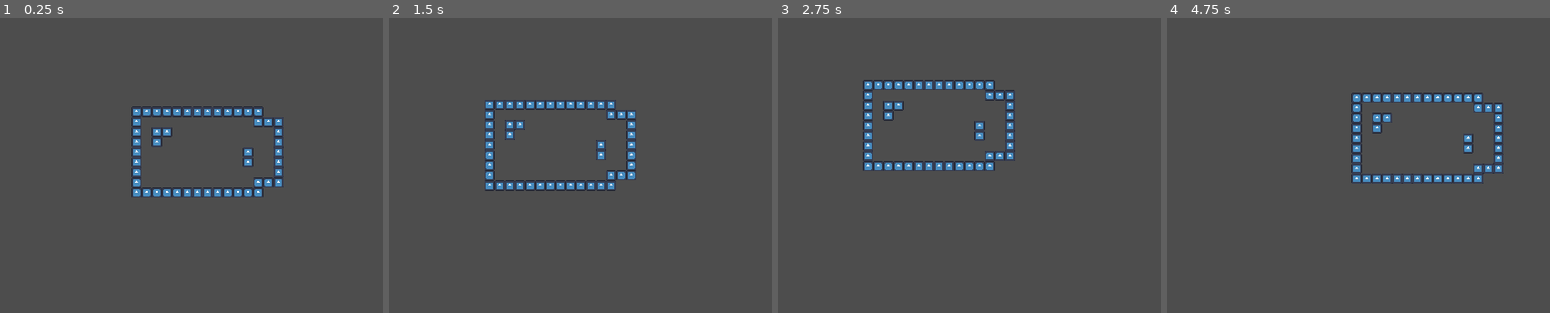
Above: before the commit, frames 1-4 (left to right).
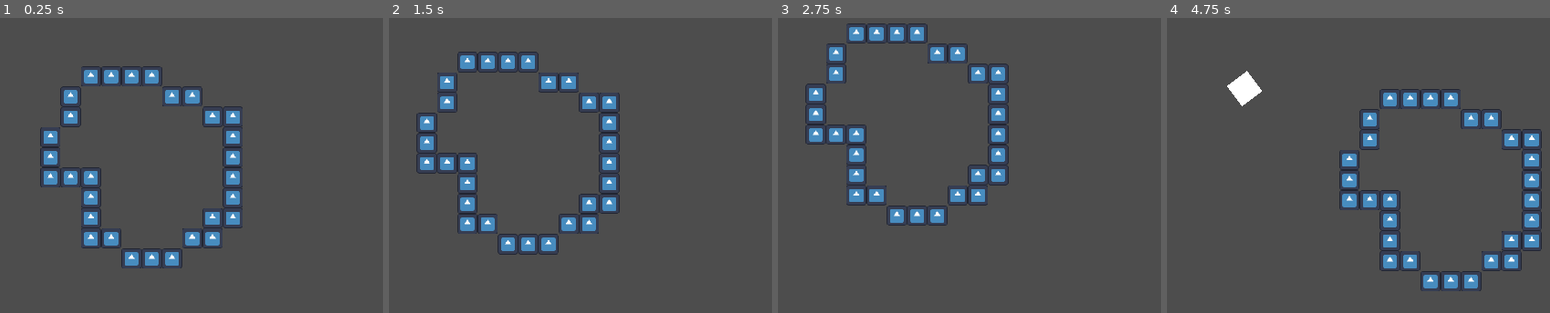
Above: after the commit, the same moments.

Repository: slotling/collateral-damage-gwj71
Game: Godot game, scene res://Scenes/Root/world.tscn
Same seed, same stepped clock (60 frames per second), same inputs: the game is played once before the commit and once after it. The engine's default icon, where the game draws it, is replaced by a stand-in: a white triangle on a blue panel in a dark square.
Inputs (mouse positions are in pixels of both pictures, inside the frame that each line leads up to):
- Up to frame 1 (0.25 s): no input
- Up to frame 2 (1.5 s): tap Enter at 0.5 s; move the mouse to (752, 136) at 0.52 s; hold Right (ui_right) 0.53-1.28 s; click (752, 136) at 0.6 s; right-click (752, 136) at 0.8 s; move the mouse to (446, 177) at 1.27 s; hold Down (ui_down) from 1.28 s (still down); right-click (446, 177) at 1.35 s
- Up to frame 3 (2.75 s): click (835, 177) at 1.55 s; move the mouse to (1053, 68) at 2.02 s; release Down (ui_down) at 2.03 s; hold Right (ui_right) from 2.03 s (still down); hold Shift (run) from 2.03 s (still down); right-click (1053, 68) at 2.3 s
- Up to frame 4 (4.75 s): move the mouse to (1331, 239) at 2.77 s; release Right (ui_right) at 2.78 s; release Shift (run) at 2.78 s; hold Up (ui_up) 2.78-3.53 s; click (1331, 239) at 2.85 s; move the mouse to (outside the picture) at 3.52 s; hold Left (ui_left) from 3.53 s (still down); right-click (outside the picture) at 3.6 s; move the mouse to (outside the picture) at 4.27 s; click (outside the picture) at 4.35 s

The runs differ from the first frame. In frame 1, 8.5% of the frame differs, in the area x 10-75%, y 16-85%; in frame 2, 8.5%; in frame 3, 8.6%; in frame 4, 8.6%, in the area x 15-98%, y 17-93%.

Commit message:
make attack system and bombs
todo: make bombs despawn

Diff:
--- /dev/null
+++ b/Handlers/AttackHandlers/CharacterAttack.gd
@@ -0,0 +1,17 @@
+extends Node
+
+@export var is_secondary_attack := false # will make it use secondary attack button if true
+signal execute_attack()
+
+func _ready():
+	pass # Replace with function body.
+
+# Called every frame. 'delta' is the elapsed time since the previous frame.
+func _process(delta):
+	var pressed := Input.is_action_just_pressed("attack1") if !is_secondary_attack else Input.is_action_just_pressed("attack2")
+	if pressed && $CooldownTimer.is_stopped():
+		execute()
+		$CooldownTimer.start()
+
+func execute():
+	pass
--- /dev/null
+++ b/Handlers/AttackHandlers/CharacterAttack.tscn
@@ -0,0 +1,12 @@
+[gd_scene load_steps=2 format=3 uid="uid://48p86jdswl23"]
+
+[ext_resource type="Script" path="res://Handlers/AttackHandlers/CharacterAttack.gd" id="1_junuq"]
+
+[node name="CharacterAttack" type="Node"]
+editor_description = "extend script, and make a function called \"execute\" (no return value)
+
+change cooldown timer if you want"
+script = ExtResource("1_junuq")
+
+[node name="CooldownTimer" type="Timer" parent="."]
+one_shot = true
--- /dev/null
+++ b/Handlers/AttackHandlers/Demolitionist_Attack1.gd
@@ -0,0 +1,8 @@
+extends "res://Handlers/AttackHandlers/CharacterAttack.gd"
+
+var bomb_preload = preload("res://Scenes/Entities/Projectiles/Bomb.tscn")
+
+func execute():
+	var instance = bomb_preload.instantiate()
+	instance.init(get_parent().global_position, get_parent().get_global_mouse_position())
+	Global.add_world_node(instance)
--- a/HitBoxHandler.gd
+++ b/Handlers/HitBoxHandler.gd
@@ -4,7 +4,6 @@
 signal cooldown_end()
 
 @export var immune := false
-@export var health : int = 200
 @export_range(0.01, 5) var cooldown_time := 0.5
 
 @onready var cooldown_timer = $CooldownTimer
--- a/Handlers/hit_box_handler.tscn
+++ b/Handlers/hit_box_handler.tscn
@@ -1,6 +1,6 @@
 [gd_scene load_steps=2 format=3 uid="uid://yso47d6pjwco"]
 
-[ext_resource type="Script" path="res://HitBoxHandler.gd" id="1_6ar2r"]
+[ext_resource type="Script" path="res://Handlers/HitBoxHandler.gd" id="1_6ar2r"]
 
 [node name="HitBoxHandler" type="Area2D"]
 script = ExtResource("1_6ar2r")
--- a/Handlers/movement_handler.gd
+++ b/Handlers/movement_handler.gd
@@ -11,9 +11,6 @@
 var state := "idle"
 
 func _physics_process(_delta):
-
-	print(stamina)
-
 	## Validity Check
 	if get_parent().state == "dead":
 		return
--- a/Scenes/Display/camera.tscn
+++ b/Scenes/Display/camera.tscn
@@ -3,6 +3,5 @@
 [ext_resource type="Script" path="res://Scenes/Display/camera.gd" id="1_h3spm"]
 
 [node name="Camera" type="Camera2D"]
-zoom = Vector2(0.5, 0.5)
 position_smoothing_enabled = true
 script = ExtResource("1_h3spm")
--- /dev/null
+++ b/Scenes/Entities/Characters/demolitionist_player.tscn
@@ -0,0 +1,9 @@
+[gd_scene load_steps=3 format=3 uid="uid://djorhqqn1rked"]
+
+[ext_resource type="PackedScene" uid="uid://d2vt5m4ks2jor" path="res://Scenes/Entities/Characters/player.tscn" id="1_w0i3m"]
+[ext_resource type="Script" path="res://Handlers/AttackHandlers/Demolitionist_Attack1.gd" id="2_svhre"]
+
+[node name="DemolitionistPlayer" instance=ExtResource("1_w0i3m")]
+
+[node name="CharacterAttack1" parent="." index="4"]
+script = ExtResource("2_svhre")
--- a/Scenes/Entities/player.gd
+++ b/Scenes/Entities/Characters/player.gd
@@ -12,7 +12,5 @@
 
 	move_and_slide()
 
-
-
 func _on_health_handler_died(cause):
 	state = "dead"
--- a/Scenes/Entities/player.tscn
+++ b/Scenes/Entities/Characters/player.tscn
@@ -1,9 +1,10 @@
-[gd_scene load_steps=5 format=3 uid="uid://d2vt5m4ks2jor"]
+[gd_scene load_steps=7 format=3 uid="uid://d2vt5m4ks2jor"]
 
-[ext_resource type="Script" path="res://Scenes/Entities/player.gd" id="1_4mm5d"]
+[ext_resource type="Script" path="res://Scenes/Entities/Characters/player.gd" id="1_4mm5d"]
 [ext_resource type="PackedScene" uid="uid://dop5wt4mfcqi1" path="res://Scenes/Display/camera.tscn" id="2_04t7k"]
 [ext_resource type="PackedScene" uid="uid://7ua4udaksgfe" path="res://Handlers/movement_handler.tscn" id="2_wj5aa"]
 [ext_resource type="PackedScene" uid="uid://bd0rf1irac7tl" path="res://Handlers/health_handler.tscn" id="3_mkbxr"]
+[ext_resource type="PackedScene" uid="uid://48p86jdswl23" path="res://Handlers/AttackHandlers/CharacterAttack.tscn" id="5_a04fe"]
 
 [sub_resource type="RectangleShape2D" id="RectangleShape2D_jroy1"]
 size = Vector2(24, 24)
@@ -20,4 +21,8 @@
 
 [node name="HealthHandler" parent="." instance=ExtResource("3_mkbxr")]
 
+[node name="CharacterAttack1" parent="." instance=ExtResource("5_a04fe")]
+
+[node name="CharacterAttack2" parent="." instance=ExtResource("5_a04fe")]
+
 [connection signal="died" from="HealthHandler" to="." method="_on_health_handler_died"]
--- /dev/null
+++ b/Scenes/Entities/Projectiles/Bomb.gd
@@ -0,0 +1,29 @@
+extends Node2D
+class_name Bomb
+
+var end_position:Vector2
+
+func init(from=Vector2.ZERO, to=Vector2.ZERO): # global positions
+	global_position = from
+	$UpCurvePath.pos1 = from-global_position
+	$UpCurvePath.pos2 = to-global_position
+	end_position = to
+
+func _ready():
+	pass # Replace with function body.
+
+# Called every frame. 'delta' is the elapsed time since the previous frame.
+func _process(delta):
+	$UpCurvePath/PathFollow2D.progress += 10
+
+	if $UpCurvePath/PathFollow2D.progress_ratio >= 1:
+		detonate()
+
+var explosion_preload = preload("res://Scenes/Entities/Projectiles/explosion.tscn")
+
+func detonate():
+	var instance = explosion_preload.instantiate()
+	instance.init(end_position)
+	Global.add_world_node(instance)
+
+	queue_free()
--- /dev/null
+++ b/Scenes/Entities/Projectiles/Bomb.tscn
@@ -0,0 +1,22 @@
+[gd_scene load_steps=4 format=3 uid="uid://cfqvhwih0qcti"]
+
+[ext_resource type="PackedScene" uid="uid://ca3tsn8ksqgef" path="res://Scenes/Misc/UpCurvePath.tscn" id="1_eohv5"]
+[ext_resource type="Script" path="res://Scenes/Entities/Projectiles/Bomb.gd" id="1_vxjbw"]
+
+[sub_resource type="Curve2D" id="Curve2D_7n3nd"]
+resource_local_to_scene = true
+
+[node name="Bomb" type="Node2D"]
+script = ExtResource("1_vxjbw")
+
+[node name="UpCurvePath" parent="." instance=ExtResource("1_eohv5")]
+curve = SubResource("Curve2D_7n3nd")
+
+[node name="ColorRect" type="ColorRect" parent="UpCurvePath/PathFollow2D" index="0"]
+offset_left = -19.3123
+offset_top = -16.3412
+offset_right = 20.6877
+offset_bottom = 23.6588
+rotation = -0.261799
+
+[editable path="UpCurvePath"]
--- /dev/null
+++ b/Scenes/Entities/Projectiles/explosion.gd
@@ -0,0 +1,12 @@
+extends Node2D
+
+func init(pos: Vector2): # global positions
+	global_position = pos
+
+# Called when the node enters the scene tree for the first time.
+func _ready():
+	pass # Replace with function body.
+
+# Called every frame. 'delta' is the elapsed time since the previous frame.
+func _process(delta):
+	pass
--- /dev/null
+++ b/Scenes/Entities/Projectiles/explosion.tscn
@@ -0,0 +1,16 @@
+[gd_scene load_steps=4 format=3 uid="uid://cqbskis2pu6vb"]
+
+[ext_resource type="Script" path="res://Scenes/Entities/Projectiles/explosion.gd" id="1_ulibx"]
+[ext_resource type="PackedScene" uid="uid://cm2ssf8ce16m5" path="res://Handlers/hurt_box_handler.tscn" id="2_dvesb"]
+
+[sub_resource type="CircleShape2D" id="CircleShape2D_pe2d0"]
+resource_local_to_scene = true
+radius = 96.3328
+
+[node name="Explosion" type="Node2D"]
+script = ExtResource("1_ulibx")
+
+[node name="HurtBoxHandler" parent="." instance=ExtResource("2_dvesb")]
+
+[node name="CollisionShape2D" type="CollisionShape2D" parent="HurtBoxHandler"]
+shape = SubResource("CircleShape2D_pe2d0")
--- /dev/null
+++ b/Scenes/Misc/UpCurvePath.gd
@@ -0,0 +1,22 @@
+extends Path2D
+class_name UpCurvePath
+
+const ARBITRARY_INOUT_DIVISOR_VALUE = 2
+
+# relative positions, not global
+@export var pos1 = Vector2.ZERO
+@export var pos2 = Vector2.ZERO
+
+func _ready():
+	curve.add_point(pos1)
+	curve.add_point(pos2)
+
+	var xInOutCurve = (pos2.x-pos1.x)/ARBITRARY_INOUT_DIVISOR_VALUE
+	var yInOutCurve = (pos2.y-pos1.y)/ARBITRARY_INOUT_DIVISOR_VALUE
+
+	curve.set_point_out(0, Vector2(  xInOutCurve, -max(abs(xInOutCurve), -yInOutCurve)) )
+	curve.set_point_out(1, Vector2( -xInOutCurve, 0) )
+
+
+func _process(delta):
+	pass
--- /dev/null
+++ b/Scenes/Misc/UpCurvePath.tscn
@@ -0,0 +1,15 @@
+[gd_scene load_steps=3 format=3 uid="uid://ca3tsn8ksqgef"]
+
+[ext_resource type="Script" path="res://Scenes/Misc/UpCurvePath.gd" id="1_ijatl"]
+
+[sub_resource type="Curve2D" id="Curve2D_wsca1"]
+
+[node name="UpCurvePath" type="Path2D"]
+editor_description = "enable editable children and add to pathfollow2d node"
+curve = SubResource("Curve2D_wsca1")
+script = ExtResource("1_ijatl")
+
+[node name="PathFollow2D" type="PathFollow2D" parent="."]
+rotation = -1.9513
+rotates = false
+loop = false
--- a/Scenes/Root/world.tscn
+++ b/Scenes/Root/world.tscn
@@ -1,13 +1,14 @@
 [gd_scene load_steps=3 format=3 uid="uid://dxacdto1scojh"]
 
 [ext_resource type="TileSet" uid="uid://ceesdgnytboj8" path="res://Resources/Tilesets/MainTileset.tres" id="1_rnnsq"]
-[ext_resource type="PackedScene" uid="uid://d2vt5m4ks2jor" path="res://Scenes/Entities/player.tscn" id="2_ude3w"]
+[ext_resource type="PackedScene" uid="uid://djorhqqn1rked" path="res://Scenes/Entities/Characters/demolitionist_player.tscn" id="2_0m2oe"]
 
 [node name="World" type="Node2D"]
-
-[node name="Player" parent="." instance=ExtResource("2_ude3w")]
 
 [node name="TileMap" type="TileMap" parent="."]
 tile_set = ExtResource("1_rnnsq")
 format = 2
-layer_0/tile_data = PackedInt32Array(-262151, 0, 0, -196615, 0, 0, -131079, 0, 0, -65543, 0, 0, -7, 0, 0, 65529, 0, 0, 131065, 0, 0, 196601, 0, 0, 262137, 0, 0, 262138, 0, 0, 262139, 0, 0, 262140, 0, 0, 262141, 0, 0, 262142, 0, 0, 262143, 0, 0, 196608, 0, 0, 196609, 0, 0, 196610, 0, 0, 196611, 0, 0, 196612, 0, 0, 131077, 0, 0, 131078, 0, 0, 131079, 0, 0, 65543, 0, 0, 7, 0, 0, -65529, 0, 0, -131065, 0, 0, -196601, 0, 0, -262137, 0, 0, -262138, 0, 0, -262139, 0, 0, -327676, 0, 0, -327677, 0, 0, -327678, 0, 0, -327679, 0, 0, -327680, 0, 0, -262145, 0, 0, -262146, 0, 0, -262147, 0, 0, -262148, 0, 0, -262149, 0, 0, -262150, 0, 0, 196613, 0, 0, -327675, 0, 0, -131076, 0, 0, -131077, 0, 0, -65541, 0, 0, 4, 0, 0, -65532, 0, 0)
+layer_0/tile_data = PackedInt32Array(131069, 0, 0, 196605, 0, 0, 262141, 0, 0, 327677, 0, 0, 327678, 0, 0, 393215, 0, 0, 327680, 0, 0, 327681, 0, 0, 262146, 0, 0, 262147, 0, 0, 196611, 0, 0, 196612, 0, 0, 131076, 0, 0, 65540, 0, 0, 4, 0, 0, -65532, 0, 0, -131068, 0, 0, -131069, 0, 0, -196606, 0, 0, -196607, 0, 0, -262144, 0, 0, -196609, 0, 0, -196610, 0, 0, -196611, 0, 0, -131076, 0, 0, -65540, 0, 0, -5, 0, 0, 65531, 0, 0, 131067, 0, 0, 131068, 0, 0)
+
+[node name="DemolitionistPlayer" parent="." instance=ExtResource("2_0m2oe")]
+position = Vector2(96, 16)
--- a/global.gd
+++ b/global.gd
@@ -38,3 +38,7 @@
 	var file = FileAccess.open(save_path, FileAccess.WRITE)
 	file.close()
 	save_data()
+
+# Utility functions
+func add_world_node(instance):
+	get_tree().get_root().add_child(instance)
--- a/project.godot
+++ b/project.godot
@@ -41,6 +41,21 @@
 "events": [Object(InputEventKey,"resource_local_to_scene":false,"resource_name":"","device":-1,"window_id":0,"alt_press …(182 unchanged characters)…
 ]
 }
+attack1={
+"deadzone": 0.5,
+"events": [null, Object(InputEventMouseButton,"resource_local_to_scene":false,"resource_name":"","device":-1,"window_id":0,"alt_pressed":false,"shift_pressed":false,"ctrl_pressed":false,"meta_pressed":false,"button_mask":0,"position":Vector2(0, 0),"global_position":Vector2(0, 0),"factor":1.0,"button_index":1,"canceled":false,"pressed":false,"double_click":false,"script":null)
+]
+}
+attack2={
+"deadzone": 0.5,
+"events": [Object(InputEventMouseButton,"resource_local_to_scene":false,"resource_name":"","device":-1,"window_id":0,"alt_pressed":false,"shift_pressed":false,"ctrl_pressed":false,"meta_pressed":false,"button_mask":0,"position":Vector2(0, 0),"global_position":Vector2(0, 0),"factor":1.0,"button_index":2,"canceled":false,"pressed":false,"double_click":false,"script":null)
+]
+}
+
+[layer_names]
+
+2d_physics/layer_1="you can name these"
+2d_physics/layer_2="idiot"
 
 [rendering]
 
